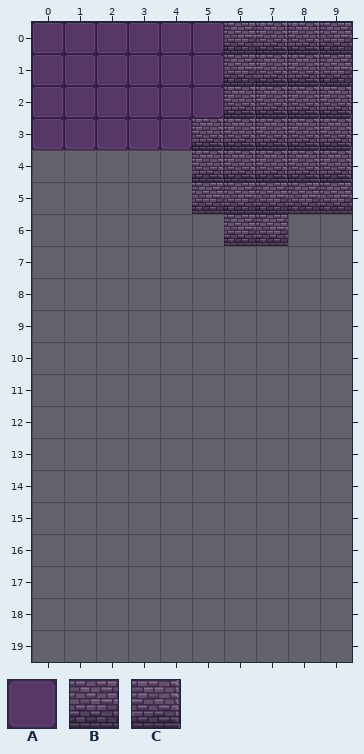
Tiled map, stored at map/map.tmx. That is the earlier state.
Cells are 64x64 px. Shown: x 0..9, y 0..19.
Key: from "dungeon_tile": A 1, B 2, C 4.
_ is an empty cell, # one hidden under a higher layer.
Layers that did not change in this view are not listed.
Layer "floor" before, first column x 0:
 0 AAAAAABCCB
 1 AAAAAABCCB
 2 AAAAAACCCC
 3 AAAAACCCCC
 4 _____CCCCC
 5 _____BBBBB
 6 ______BB__
 7 __________
 8 __________
 9 __________
10 __________
11 __________
12 __________
13 __________
14 __________
15 __________
16 __________
17 __________
18 __________
19 __________
Once edited:
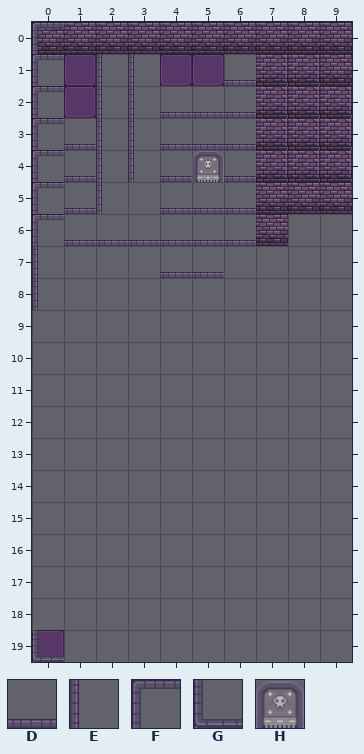
Further tiles: from "dungeon_tile": D 0, E 0 turned 90, F 10, G 12, H 21.
Tiles of an added or newly shown layer are drawn over the layers below it.
Changes in this commit:
Changed rows in their new state; . is an unchanged cell.
Layer "floor":
first column x 0:
 0 B#####.B#
 1 F.EE..D..
 2 F.EEDDD..
 3 FDEEDDD..
 4 FDEEDHD..
 5 FDE.DDD..
 6 FDDDDDD..
 7 ....DD...
first column x 0:
19 A
Layer "wall" (added):
first column x 0:
 0 FBBBBB..B
first column x 0:
 7 E
 8 E
first column x 0:
19 G
Boxes around the changes in both pictures, in picture pixels (x1, y1, x2, y2):
changed: (32, 22, 320, 310)
added: (32, 630, 64, 662)
